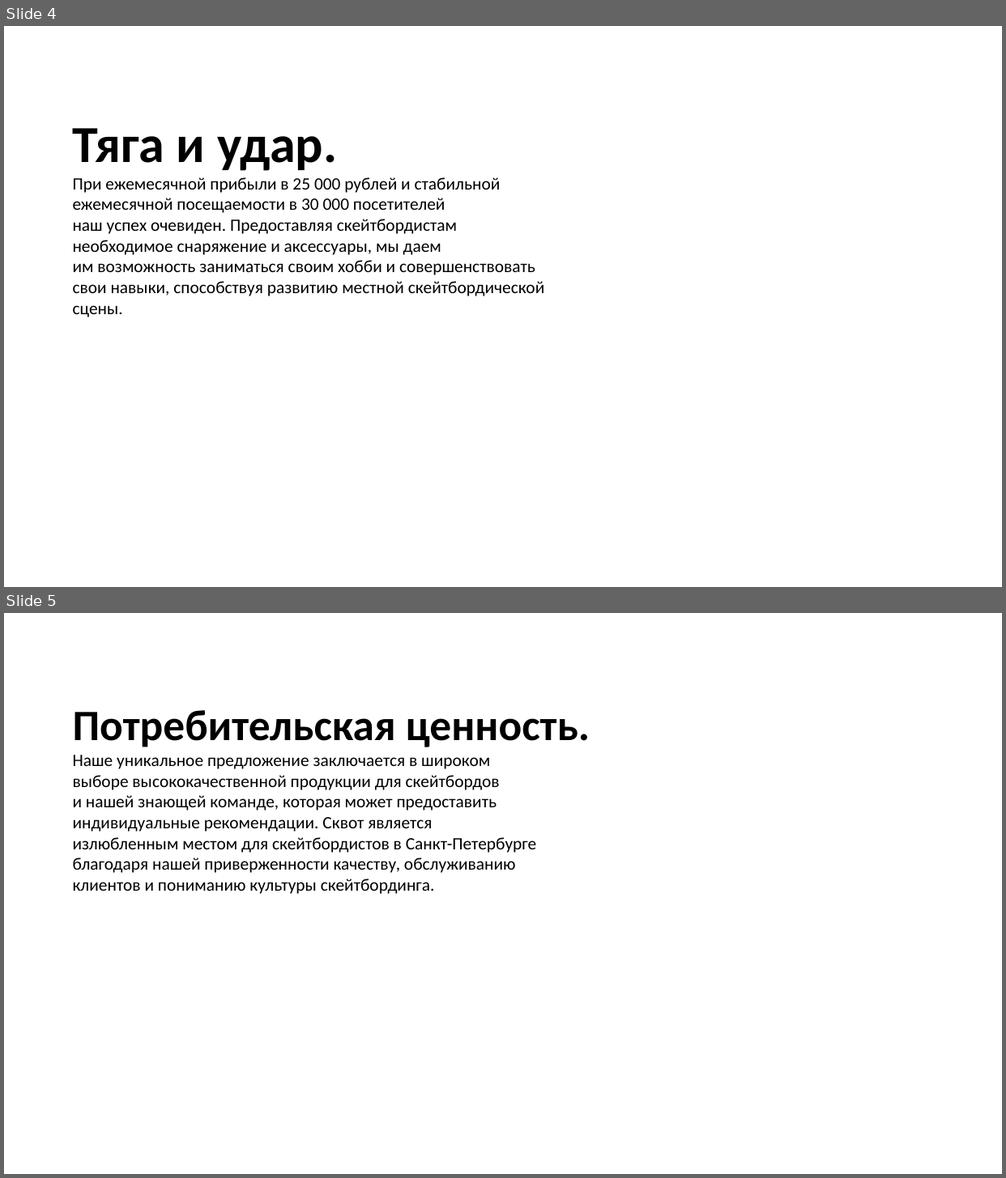
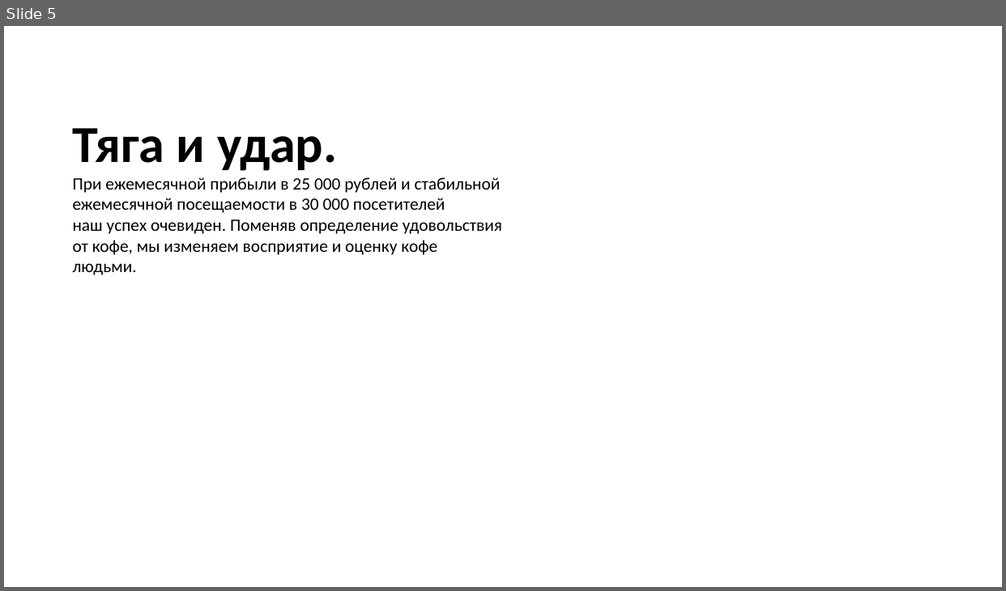
Before and after one commit to danila-zol/simpleslides, a slide deck: gen/test2.pptx. Shown one above the other, each under a label of ours: slides 4 and 5 before the commit, slide 5 after it. The pictures are 1006x1178 and 1006x591 pixels, drawn with LibreOffice and Linux fonts; fonts in the diff are those of the drawing. Boxes give left, top, right and bottom in pixels: in the first picture for what was removed or moved away, otherwise in the second. Text is boxed around its words. In the diff, an @@ line names an element or a change of style, - is before the commit and + after.

```diff
--- a/gen/test2.pptx
+++ b/gen/test2.pptx
@@ slide 5 removed at [4,613,1002,1174], background #FFFFFF @@
@@ text removed at [73,710,590,894] @@
-Потребительская ценность.
-Наше уникальное предложение заключается в широком
-выборе высококачественной продукции для скейтбордов
-и нашей знающей команде, которая может предоставить
-индивидуальные рекомендации. Сквот является
-излюбленным местом для скейтбордистов в Санкт-Петербурге
-благодаря нашей приверженности качеству, обслуживанию
-клиентов и пониманию культуры скейтбординга.
@@ what was slide 4 is now slide 5 @@
@@ slide 5 changed as well @@
@@ text at [73,177,502,275]: text changed @@
-При ежемесячной прибыли в 25 000 рублей и стабильной
-ежемесячной посещаемости в 30 000 посетителей
-наш успех очевиден. Предоставляя скейтбордистам
-необходимое снаряжение и аксессуары, мы даем
-им возможность заниматься своим хобби и совершенствовать
-свои навыки, способствуя развитию местной скейтбордической
-сцены.
+При ежемесячной прибыли в 25 000 рублей и стабильной
+ежемесячной посещаемости в 30 000 посетителей
+наш успех очевиден. Поменяв определение удовольствия
+от кофе, мы изменяем восприятие и оценку кофе
+людьми.
```
Also in this commit, not shown: 8 other slides changed, 2 slides added, 3 other files.
